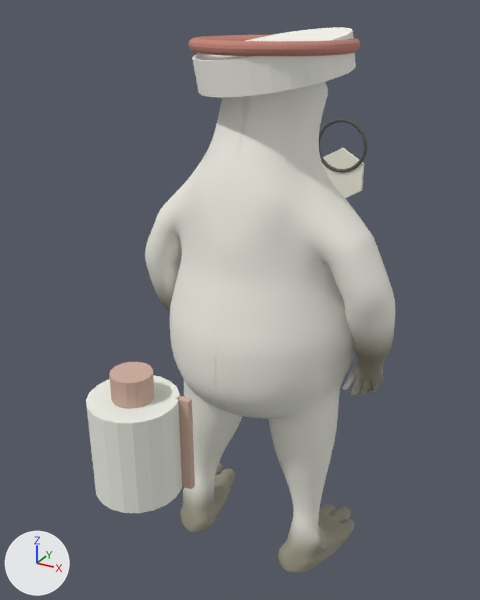
Two versions of the Blender file naiwaRA/assets/milkfrog_no13.blend, one commit apart.
Both versions are drawn from a 50 mm lens placed at (1.0, -2.012, 2.006), pointed at (-0.055, -0.095, 1.047). The lights are fixed; the arrows at lower left show +X, +Y and +Z. The first picture is the older version.

Script lines for the objects in view, before the commit:
```python
ob_milkfrog_no13_body = bpy.data.objects.new('MilkFrog_NO13_Body', me_球体_002)
ob_milkfrog_no13_body.location = (-1.458, 0.0, 0.0)
ob_no13_cap = bpy.data.objects.new('NO13_Cap', me_cylinder)
ob_no13_cap.location = (0.02, -0.01, 1.853)
ob_no13_cap.rotation_euler = (0.105, -0.14, 0.175)  # degrees (6, -8, 10)
ob_no13_caprim = bpy.data.objects.new('NO13_CapRim', me_torus)
ob_no13_caprim.location = (0.02, -0.01, 1.901)
ob_no13_packbottle = bpy.data.objects.new('NO13_PackBottle', me_cylinder_002)
ob_no13_packbottle.location = (0.0, -0.795, 0.895)
ob_no13_packnipple = bpy.data.objects.new('NO13_PackNipple', me_cylinder_003)
ob_no13_packnipple.location = (0.0, -0.795, 1.079)
ob_no13_packstrap = bpy.data.objects.new('NO13_PackStrap', me_cube)
ob_no13_packstrap.location = (0.126, -0.737, 0.895)
ob_no13_tag = bpy.data.objects.new('NO13_Tag', me_cylinder_001)
ob_no13_tag.location = (0.0, 0.709, 1.343)
ob_no13_tag.rotation_euler = (1.571, 0.0, 0.0)  # degrees (90, 0, 0)
ob_no13_tagcord = bpy.data.objects.new('NO13_TagCord', me_torus_001)
ob_no13_tagcord.location = (0.0, 0.699, 1.469)
ob_no13_tagcord.rotation_euler = (1.571, 0.0, 0.0)  # degrees (90, 0, 0)
```
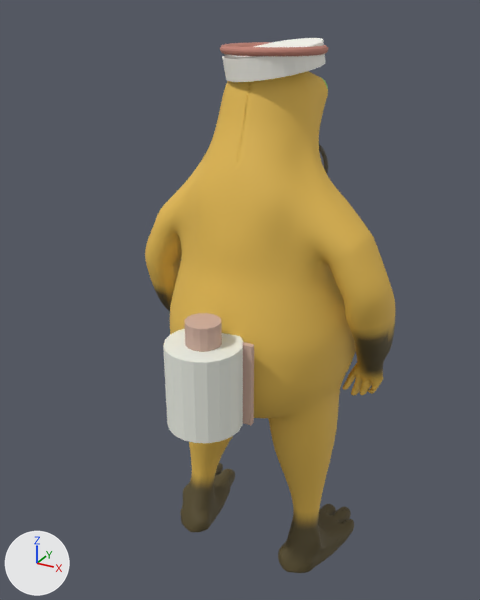
Patch to the scene script:
```diff
--- a/naiwaRA/assets/milkfrog_no13.blend.py
+++ b/naiwaRA/assets/milkfrog_no13.blend.py
@@ mat_yellow @@
 mat_yellow = bpy.data.materials.new('yellow')
-# nodes: BsdfPrincipled, Math x63, MixRGB x2, OutputMaterial, SeparateXYZ, TexCoord
-# colours: white #f3f2e8, grey #95907e, white #f8f6ed
+# nodes: BsdfPrincipled, OutputMaterial, VertexColor
@@ me_球体_002 @@
 # used by ob_milkfrog_no13_body; location = (-1.458, 0.0, 0.0)
-me_球体_002.from_pydata(...)  # 34021 vertices, 33980 faces; spans x 0.97..1.94, y -0.36..0.36, z 0.0..1.87
+me_球体_002.from_pydata(...)  # 21104 vertices, 24762 faces; spans x 0.97..1.94, y -0.36..0.36, z 0.0..1.87
+# me_球体_002 part 1: 1383 vertices moved within x 1.0..1.93, y -0.35..0.36, z 0.0..1.86; 13682 vertices removed from x 0.98..1.94, y -0.36..0.36, z 0.0..1.86; 765 vertices added at x 0.98..1.93, y -0.36..0.36, z 0.0..1.86
 me_球体_002.materials.append(mat_yellow)
@@ me_cylinder @@
 # used by ob_no13_cap; location = (0.02, -0.01, 1.853); rotation_euler = (0.105, -0.14, 0.175), in degrees (6, -8, 10)
-me_cylinder.from_pydata(...)  # 56 vertices, 30 faces; spans x -0.251..0.251, y -0.251..0.251, z -0.053..0.053
+me_cylinder.from_pydata(...)  # 56 vertices, 30 faces; spans x -0.159..0.159, y -0.159..0.159, z -0.033..0.033
+# me_cylinder part 2: the whole mesh is scaled about its middle by 0.635
 me_cylinder.materials.append(mat_cap_milkwhite)
@@ me_torus @@
 # used by ob_no13_caprim; location = (0.02, -0.01, 1.901)
-me_torus.from_pydata(...)  # 576 vertices, 576 faces; spans x -0.266..0.266, y -0.266..0.266, z -0.02..0.02
+me_torus.from_pydata(...)  # 576 vertices, 576 faces; spans x -0.169..0.169, y -0.169..0.169, z -0.013..0.013
+# me_torus part 3: the whole mesh is scaled about its middle by 0.635
 me_torus.materials.append(mat_cap_rustred)
@@ ob_no13_cap @@
 ob_no13_cap = bpy.data.objects.new('NO13_Cap', me_cylinder)
-ob_no13_cap.location = (0.02, -0.01, 1.853)
+ob_no13_cap.location = (0.02, -0.01, 1.858)
 ob_no13_cap.rotation_euler = (0.105, -0.14, 0.175)  # degrees (6, -8, 10)
@@ ob_no13_caprim @@
 ob_no13_caprim = bpy.data.objects.new('NO13_CapRim', me_torus)
-ob_no13_caprim.location = (0.02, -0.01, 1.901)
+ob_no13_caprim.location = (0.02, -0.01, 1.888)
@@ ob_no13_tag @@
 ob_no13_tag = bpy.data.objects.new('NO13_Tag', me_cylinder_001)
-ob_no13_tag.location = (0.0, 0.709, 1.343)
+ob_no13_tag.location = (0.0, 0.276, 1.343)
 ob_no13_tag.rotation_euler = (1.571, 0.0, 0.0)  # degrees (90, 0, 0)
@@ ob_no13_tagcord @@
 ob_no13_tagcord = bpy.data.objects.new('NO13_TagCord', me_torus_001)
-ob_no13_tagcord.location = (0.0, 0.699, 1.469)
+ob_no13_tagcord.location = (0.0, 0.266, 1.469)
 ob_no13_tagcord.rotation_euler = (1.571, 0.0, 0.0)  # degrees (90, 0, 0)
@@ ob_no13_packbottle @@
 ob_no13_packbottle = bpy.data.objects.new('NO13_PackBottle', me_cylinder_002)
-ob_no13_packbottle.location = (0.0, -0.795, 0.895)
+ob_no13_packbottle.location = (0.0, -0.433, 0.895)
@@ ob_no13_packnipple @@
 ob_no13_packnipple = bpy.data.objects.new('NO13_PackNipple', me_cylinder_003)
-ob_no13_packnipple.location = (0.0, -0.795, 1.079)
+ob_no13_packnipple.location = (0.0, -0.433, 1.079)
@@ ob_no13_packstrap @@
 ob_no13_packstrap = bpy.data.objects.new('NO13_PackStrap', me_cube)
-ob_no13_packstrap.location = (0.126, -0.737, 0.895)
+ob_no13_packstrap.location = (0.126, -0.375, 0.895)
```

What differs and where, as boxes (x1, y1, x2, y2) in the pictures (480 x 600 px):
'MilkFrog_NO13_Body', surface changed (grey to orange)
    both: (145, 82, 395, 573)
'NO13_PackBottle', moved
    before: (86, 375, 182, 513)
    after: (163, 329, 243, 443)
'NO13_Cap', rescaled (36% narrower, 38% shorter)
    before: (192, 27, 356, 98)
    after: (222, 38, 326, 82)
'NO13_PackNipple', moved
    before: (109, 362, 154, 409)
    after: (184, 313, 222, 352)
'NO13_CapRim', rescaled (37% narrower, 32% shorter)
    before: (189, 35, 360, 56)
    after: (220, 42, 328, 56)
'NO13_PackStrap', moved
    before: (178, 396, 195, 489)
    after: (243, 342, 254, 426)
'NO13_Tag', moved (not visible afterwards)
    before: (321, 148, 364, 198)
'NO13_TagCord', moved (mostly hidden afterwards)
    before: (319, 118, 367, 173)
    after: (319, 144, 328, 173)
part 1 of me_球体_002, built on
    before: (154, 82, 395, 573)
    after: (156, 71, 395, 573)
